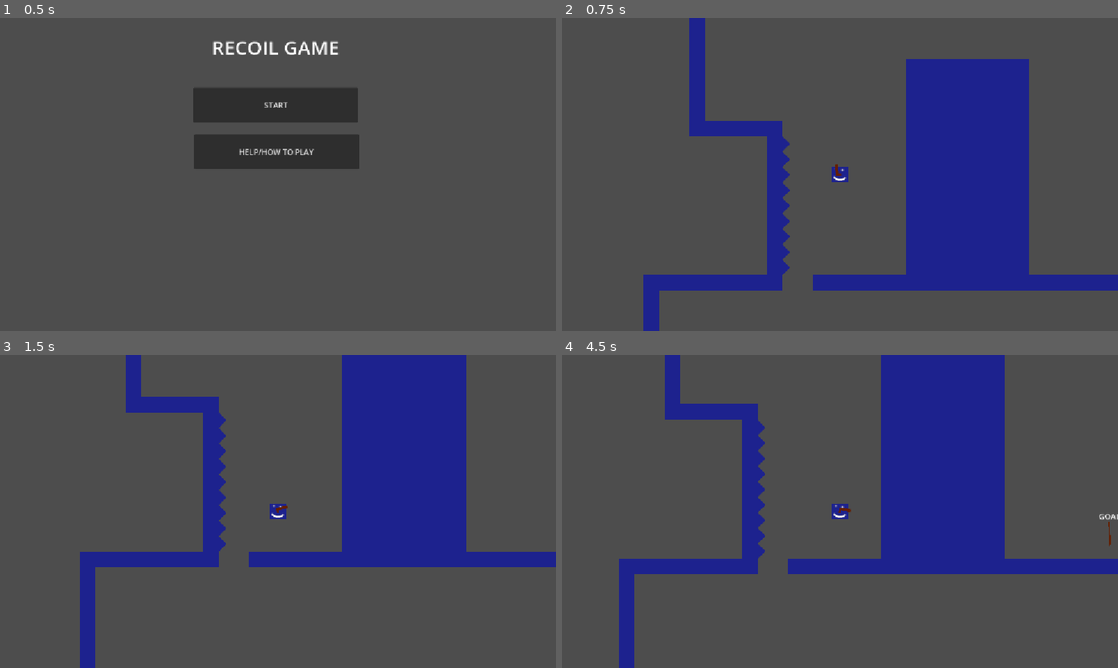
Above: before the commit, frames 1-4 (two rows, left to right).
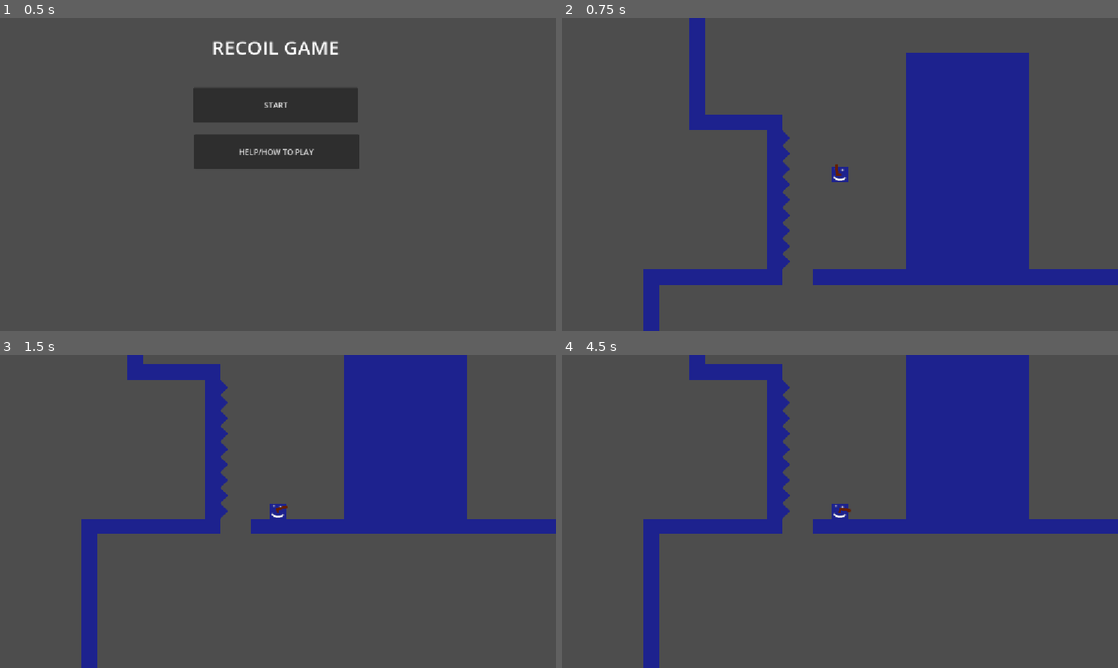
Above: after the commit, the same moments.

Repository: ejoit/Shooter-Game
Game: Godot game, scene res://Scenes/tile_screen.tscn
Two runs of this game, one before a commit and one after it. Both use one fixed random seed, a clock stepped at 60 frames per second and the inputs below.
Inputs (mouse positions are in pixels of both pictures, inside the frame that each line leads up to):
- Up to frame 1 (0.5 s): no input
- Up to frame 2 (0.75 s): click "START" at 0.5 s
- Up to frame 3 (1.5 s): tap Enter (ui_accept) at 1.25 s; move the mouse to (400, 495) at 1.27 s; hold Right (ui_right) from 1.28 s (still down); click (400, 495) at 1.35 s
- Up to frame 4 (4.5 s): tap Enter (ui_accept) at 1.52, 1.55, 1.82, 2.1, 2.27, 2.57, 3.05, 3.77, 4.07, 4.35 s; move the mouse to (728, 527) at 2.02 s; click (728, 527) at 2.3 s; move the mouse to (895, 442) at 2.77 s; release Right (ui_right) at 2.78 s; hold Left (ui_left) 2.78-3.53 s; click (895, 442) at 2.85 s; move the mouse to (812, 574) at 3.52 s; hold Right (ui_right) from 3.53 s (still down); click (812, 574) at 3.6 s; move the mouse to (1006, 558) at 4.27 s

Frame 1 is identical in both runs. In frame 2, 3.7% of the frame differs, in the area x 14-100%, y 11-88%; in frame 3, 11%; in frame 4, 20%, in the area x 10-100%, y 0-100%.

Commit message:
I GOT HOPE
FINALLY A MULTINODE STATE MACHINE AFTER HOURS AND HOURS I MIGHT BE GETTING SOMWHERE

Diff:
--- a/Player/Scripts/BaseState.gd
+++ /dev/null
@@ -1 +0,0 @@
-class_name State
--- a/Player/Scripts/IdleState.gd
+++ /dev/null
@@ -1 +0,0 @@
-extends State
--- /dev/null
+++ b/Player/Scripts/State.gd
@@ -0,0 +1,15 @@
+class_name State extends Node
+
+var state_machine: StateMachine
+
+func enter() -> void:
+	pass
+
+func exit() -> void:
+	pass
+
+func update(_delta: float) -> void:
+	pass
+
+func physics_update(_delta: float) -> void:
+	pass
--- /dev/null
+++ b/Player/Scripts/StateMachine.gd
@@ -0,0 +1,34 @@
+class_name StateMachine extends Node
+
+@export var initial_state: State
+
+var current_state: State
+var states: Dictionary[String, State] = {}
+
+func _ready() -> void:
+	for child in get_children():
+		if child is State:
+			child.state_machine = self
+			states[child.name.to_lower()] = child
+	if initial_state:
+		initial_state.enter()
+		current_state = initial_state
+
+func _process(delta: float) -> void:
+	if current_state:
+		current_state.update(delta)
+
+func _physics_process(delta: float) -> void:
+	if current_state:
+		current_state.physics_update(delta)
+
+func change_state(new_state_name: String) -> void:
+	var new_state: State = states.get(new_state_name.to_lower())
+
+	assert(new_state, "STATE NOT FOUND BRUH" + new_state_name)
+	if current_state:
+		current_state.exit()
+
+	new_state.enter()
+
+	current_state = new_state
--- a/Player/Scripts/idle.gd
+++ b/Player/Scripts/idle.gd
@@ -1,5 +1,12 @@
-class_name IdleState
 extends State
 
+@onready var player: CharacterBody2D  = get_parent().get_parent()
+var GRAVITY = 1800
+
 func physics_update(_delta: float) -> void:
-	var input = Input.get_axis("ui_left","ui_right")
+	player.velocity.y += GRAVITY * _delta
+	print("not moved yet")
+	if Input.is_action_just_pressed("ui_left"):
+		state_machine.change_state("move")
+
+	player.move_and_slide()
--- a/Player/Scripts/MoveState.gd
+++ b/Player/Scripts/move.gd
@@ -1,4 +1,7 @@
 extends State
 
+func enter():
+	OS.alert("succsessful change")
+
 func physics_update(_delta: float) -> void:
-	print("move")
+	pass
--- a/Player/Scripts/newplayer.gd
+++ b/Player/Scripts/newplayer.gd
@@ -2,8 +2,3 @@
 class_name Player
 
 @onready var machine = $StateMachine
-
-func _ready() -> void:
-	for State in machine.get_children():
-		State.player = self
-		State.machine = machine
--- a/Player/Scripts/player.gd
+++ b/Player/Scripts/player.gd
@@ -6,6 +6,11 @@
 var GRAVITY = 1000
 var recoil_force
 var test_v = 50
+var air_shot = false
+var wall_climb = false
+var acceleration = 500
+var friction = 1200
+var recoil_timer_end = false
 
 enum States {GROUND, AIR, WALL, RECOIL, FALL}
 var state = States.GROUND
@@ -13,8 +18,15 @@
 func _ready() -> void:
 	add_to_group("player")
 
+func _process(delta: float) -> void:
+	rotation_degrees = wrap(rotation_degrees, 0, 360)
+
 func change_state(newState):
 	state = newState
+
+func reset_var():
+	air_shot = true
+	wall_climb = true
 
 func _physics_process(delta: float) -> void:
 	var direction := Input.get_axis("ui_left", "ui_right")
@@ -26,23 +38,23 @@
 		States.WALL:
 			wall(direction, delta)
 		States.RECOIL:
-			recoil(direction)
+			recoil(direction, delta)
 		States.FALL:
 			fall(direction)
-
-
-
-
-
 
 	move_and_slide()
 
 
 func ground(direction, delta):
+	reset_var()
 	var speed = 300
-	velocity.x = direction * speed
+	velocity.x = move_toward(velocity.x,direction * speed, acceleration * delta)
 	velocity.y += GRAVITY * delta
 
+	if direction !=0:
+		velocity.x = move_toward(velocity.x, direction * speed, acceleration * delta)
+	else:
+		velocity.x = move_toward(velocity.x, 0, friction * delta)
 
 	if Input.is_action_just_pressed("ui_accept"):
 		velocity.y = -400
@@ -61,10 +73,8 @@
 
 
 func air(direction, delta):
-	var speed = 16
-	velocity.x = direction * speed
-
-	#i vibe to vocaloid while coding this S*** peak
+	var speed = 280
+	var GRAVITY = 12000
 
 	velocity.y += GRAVITY * delta
 	if is_on_floor():
@@ -73,8 +83,7 @@
 
 
 func wall(direction, delta):
-
-	velocity.y += 10000
+	velocity.y += 25
 	if not is_on_wall() and not is_on_floor():
 		change_state(States.AIR)
 	elif not is_on_wall() and is_on_floor_only():
@@ -82,15 +91,23 @@
 	print("wall")
 
 
-func recoil(direction):
-	pass
+func recoil(direction,delta):
+	var SHOOT_VELOCITY = -800
+	var speed = 1000
+	var recoil_Direction = global_position.direction_to(get_global_mouse_position())
+	if air_shot == true:
+		$Timers/Recoil_Timer.start()
+		velocity = SHOOT_VELOCITY * recoil_Direction
+		air_shot = false
 
+	if is_on_floor():
+		change_state(States.GROUND)
 
+	if recoil_timer_end == true:
+		change_state(States.AIR)
 
-
-
-
-
+func _on_recoil_timer_timeout() -> void:
+	recoil_timer_end = true
 
 
 
--- a/Scenes/player.tscn
+++ b/Scenes/player.tscn
@@ -1,10 +1,12 @@
 [gd_scene format=3 uid="uid://be8qbmt0fe144"]
 
-[ext_resource type="Script" uid="uid://c7uw2se0iwjkh" path="res://Player/Scripts/player.gd" id="1_fkybt"]
 [ext_resource type="Texture2D" uid="uid://dkpnvud1may1r" path="res://beta Throwaway stuuf/test_char.png" id="2_cvnsp"]
 [ext_resource type="PackedScene" uid="uid://bfyqebuqpeull" path="res://Scenes/gun_1.tscn" id="3_6t5aa"]
 [ext_resource type="Script" uid="uid://co6ub37ujgp7h" path="res://Scripts/camera_2d.gd" id="3_vgqql"]
 [ext_resource type="AudioStream" uid="uid://u8e06n0l7dgt" path="res://beta Throwaway stuuf/Shoot6.wav" id="5_fkybt"]
+[ext_resource type="Script" uid="uid://ekba1musokti" path="res://Player/Scripts/StateMachine.gd" id="6_8erm5"]
+[ext_resource type="Script" uid="uid://bffw465m81c5h" path="res://Player/Scripts/move.gd" id="7_3smsa"]
+[ext_resource type="Script" uid="uid://cfabngnsxlwbc" path="res://Player/Scripts/idle.gd" id="8_tx1dd"]
 
 [sub_resource type="RectangleShape2D" id="RectangleShape2D_vgqql"]
 size = Vector2(30, 30)
@@ -18,7 +20,6 @@
 point_count = 2
 
 [node name="Player" type="CharacterBody2D" unique_id=591046258]
-script = ExtResource("1_fkybt")
 
 [node name="Sprite2D" type="Sprite2D" parent="." unique_id=372695957]
 position = Vector2(-2.3841858e-07, 0)
@@ -77,7 +78,26 @@
 [node name="Timers" type="Node2D" parent="." unique_id=1499699415]
 
 [node name="on_wall" type="Timer" parent="Timers" unique_id=1535869916]
+process_callback = 0
 wait_time = 0.5
 
 [node name="CoolDown" type="Timer" parent="Timers" unique_id=1074912986]
+process_callback = 0
 wait_time = 0.2
+
+[node name="Recoil_Timer" type="Timer" parent="Timers" unique_id=590008529]
+process_callback = 0
+wait_time = 3.0
+
+[node name="StateMachine" type="Node" parent="." unique_id=1843149592 node_paths=PackedStringArray("initial_state")]
+script = ExtResource("6_8erm5")
+initial_state = NodePath("idle")
+metadata/_custom_type_script = "uid://ekba1musokti"
+
+[node name="idle" type="Node" parent="StateMachine" unique_id=820644595]
+script = ExtResource("8_tx1dd")
+
+[node name="move" type="Node" parent="StateMachine" unique_id=126587122]
+script = ExtResource("7_3smsa")
+
+[connection signal="timeout" from="Timers/Recoil_Timer" to="." method="_on_recoil_timer_timeout"]
Not shown, removed: Player/Scripts/BaseState.gd.uid
Not shown, removed: Player/Scripts/IdleState.gd.uid
Not shown, removed: Player/Scripts/MoveState.gd.uid
Not shown, added: Player/Scripts/State.gd.uid
Not shown, added: Player/Scripts/StateMachine.gd.uid
Not shown, changed: Player/Scripts/idle.gd.uid
Not shown, added: Player/Scripts/move.gd.uid
Empty file removed: Player/Scripts/state_machine.gd
Not shown, removed: Player/Scripts/state_machine.gd.uid
